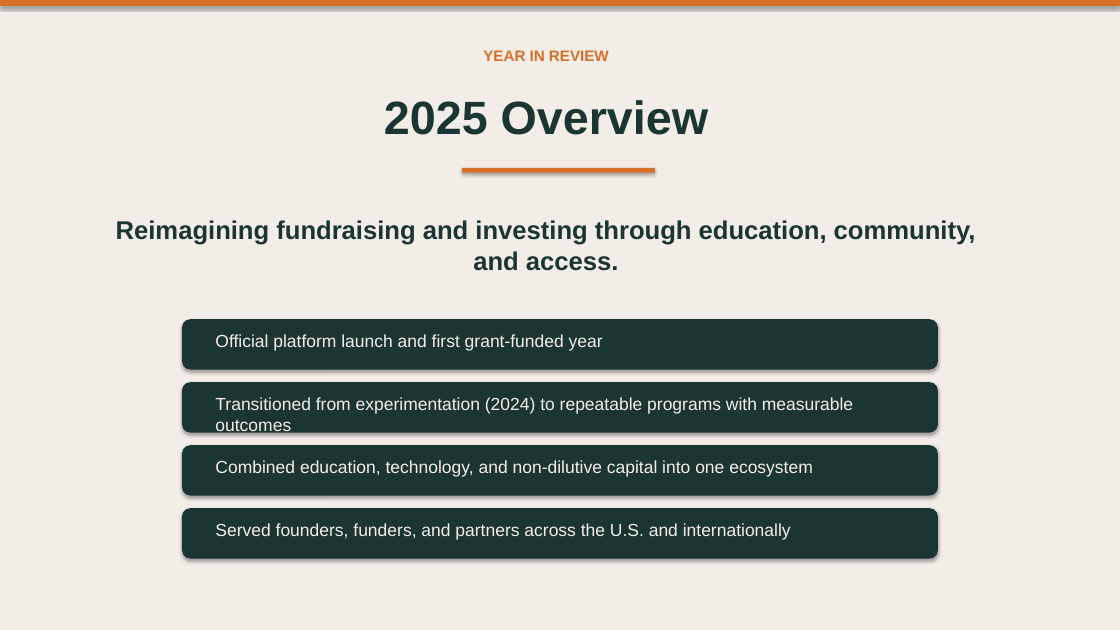
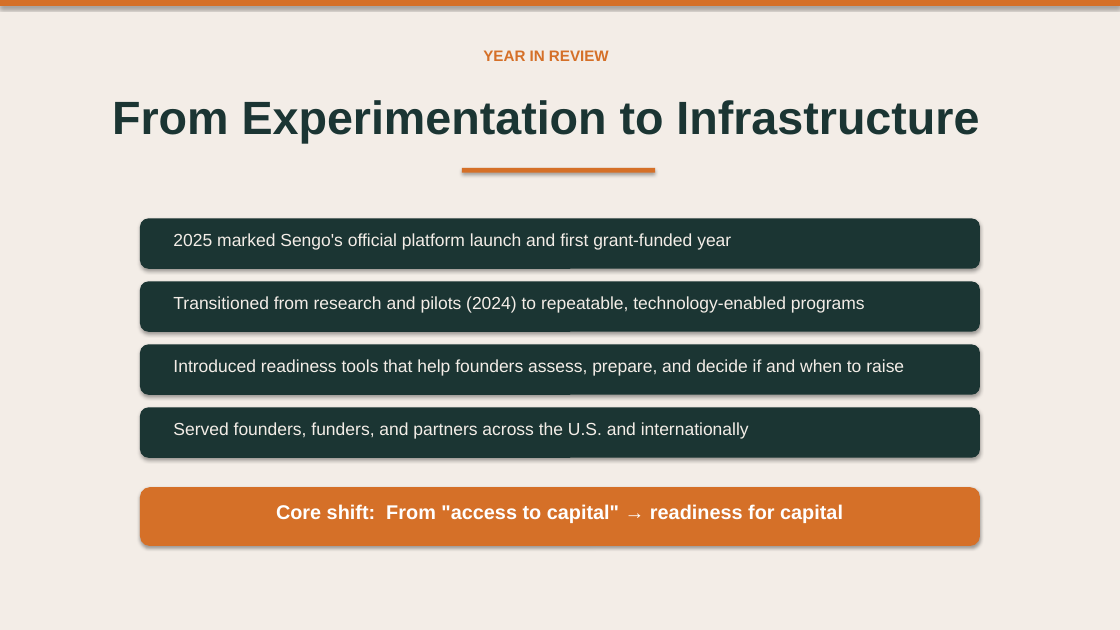
Before and after one commit to bysengo/bysengotest, a slide deck: slide 2 of Sengo_2025_Impact_Report.pptx. Drawn at 1120x630 pixels with LibreOffice and Linux fonts; fonts in the diff are those of the drawing. Boxes give left, top, right and bottom in pixels: in the first picture for what was removed or moved away, otherwise in the second. Text is boxed around its words. In the diff, an @@ line names an element or a change of style, - is before the commit and + after.

```diff
--- a/Sengo_2025_Impact_Report.pptx
+++ b/Sengo_2025_Impact_Report.pptx
@@ text at bbox=[112, 100, 979, 144]: text changed @@
-2025 Overview
+From Experimentation to Infrastructure
@@ text removed at bbox=[116, 220, 976, 271] @@
-Reimagining fundraising and investing through education, community, and access.
@@ rounded rectangle: place and size @@
-rounded rectangle at bbox=[182, 445, 939, 496]
+rounded rectangle at bbox=[140, 218, 981, 269]
@@ text at bbox=[173, 233, 731, 250]: text changed @@
-Official platform launch and first grant-funded year
+2025 marked Sengo's official platform launch and first grant-funded year
@@ rounded rectangle added at bbox=[140, 281, 981, 332], fill #1B3533 @@
@@ text at bbox=[173, 296, 865, 313]: text changed @@
-Transitioned from experimentation (2024) to repeatable programs with measurable outcomes
+Transitioned from research and pilots (2024) to repeatable, technology-enabled programs
@@ rounded rectangle: place and size @@
-rounded rectangle at bbox=[182, 319, 939, 370]
+rounded rectangle at bbox=[140, 344, 981, 395]
@@ text added at bbox=[173, 359, 904, 376], 15 pt, text #F3EDE7 @@
+Introduced readiness tools that help founders assess, prepare, and decide if and when to raise
@@ rounded rectangle: place and size @@
-rounded rectangle at bbox=[182, 382, 939, 433]
+rounded rectangle at bbox=[140, 408, 981, 458]
@@ text "Served founders, funders, and partners ...": place and size @@
-text "Served founders, funders, and partners ..." at bbox=[215, 523, 791, 540]
+text "Served founders, funders, and partners ..." at bbox=[173, 422, 749, 439]
@@ text removed at bbox=[215, 460, 813, 477] @@
-Combined education, technology, and non-dilutive capital into one ecosystem
@@ rounded rectangle: place and size @@
-rounded rectangle at bbox=[182, 508, 939, 559]
+rounded rectangle at bbox=[140, 487, 981, 546]
@@ rounded rectangle at bbox=[140, 487, 981, 546]: fill #1B3533 to #D57028 @@
@@ text added at bbox=[276, 504, 843, 523], 17 pt, text #FFFFFF, bold @@
+Core shift: From "access to capital" → readiness for capital
```
Also in this commit, not shown: 12 slides added, 12 slides removed, 2 other files.
